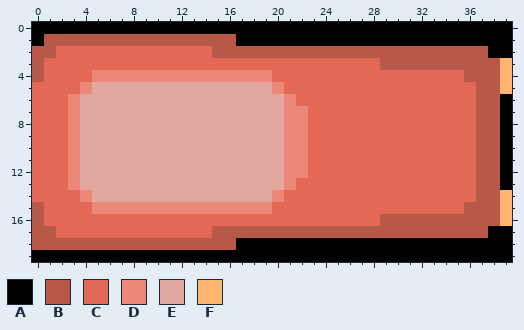
Two states of a pixel-art sprite, imgs/car.png. Above: the version before the commit.
The file is 40x20 pixels.
Palette (. is transparent): A #000000  B #b85849  C #e36956  D #eb8878  E #e2a89f  F #ffb570
Pixels before, first column x 0:
 0 AAAAAAAAAAAAAAAAAAAAAAAAAAAAAAAAAAAAAAAA
 1 ABBBBBBBBBBBBBBBBAAAAAAAAAAAAAAAAAAAAAAA
 2 BBCCCCCCCCCCCCCBBBBBBBBBBBBBBBBBBBBBBBAA
 3 BCCCCCCCCCCCCCCCCCCCCCCCCCCCCBBBBBBBBBBF
 4 BCCCCDDDDDDDDDDDDDDDCCCCCCCCCCCCCCCCBBBF
 5 CCCCDEEEEEEEEEEEEEEEDCCCCCCCCCCCCCCCCBBF
 6 CCCDEEEEEEEEEEEEEEEEEDCCCCCCCCCCCCCCCBBA
 7 CCCDEEEEEEEEEEEEEEEEEDDCCCCCCCCCCCCCCBBA
 8 CCCDEEEEEEEEEEEEEEEEEDDCCCCCCCCCCCCCCBBA
 9 CCCDEEEEEEEEEEEEEEEEEDDCCCCCCCCCCCCCCBBA
10 CCCDEEEEEEEEEEEEEEEEEDDCCCCCCCCCCCCCCBBA
11 CCCDEEEEEEEEEEEEEEEEEDDCCCCCCCCCCCCCCBBA
12 CCCDEEEEEEEEEEEEEEEEEDDCCCCCCCCCCCCCCBBA
13 CCCDEEEEEEEEEEEEEEEEEDCCCCCCCCCCCCCCCBBA
14 CCCCDEEEEEEEEEEEEEEEDCCCCCCCCCCCCCCCCBBF
15 BCCCCDDDDDDDDDDDDDDDCCCCCCCCCCCCCCCCBBBF
16 BCCCCCCCCCCCCCCCCCCCCCCCCCCCCBBBBBBBBBBF
17 BBCCCCCCCCCCCCCBBBBBBBBBBBBBBBBBBBBBBBAA
18 BBBBBBBBBBBBBBBBBAAAAAAAAAAAAAAAAAAAAAAA
19 AAAAAAAAAAAAAAAAAAAAAAAAAAAAAAAAAAAAAAAA
Once edited:
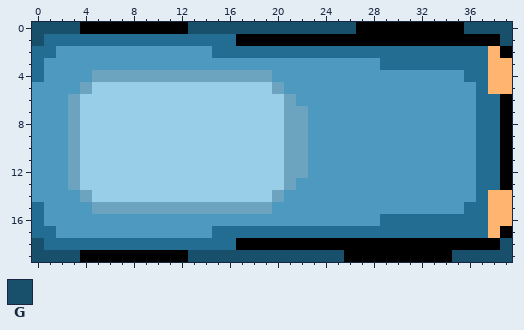
Colours new in this view: G #18506c
The exact change:
{"colour":"B","old":"#b85849","new":"#236d92"}
{"colour":"C","old":"#e36956","new":"#4d99bf"}
{"colour":"D","old":"#eb8878","new":"#6ca4c0"}
{"colour":"E","old":"#e2a89f","new":"#99cee8"}
{"y":0,"x":0,"old":"AAAA","new":"GGGG"}
{"y":0,"x":13,"old":"AAAAAAAAAAAAAA","new":"GGGGGGGGGGGGGG"}
{"y":0,"x":36,"old":"AAAA","new":"GGGG"}
{"y":1,"x":0,"old":"A","new":"G"}
{"y":1,"x":39,"old":"A","new":"G"}
{"y":2,"x":38,"old":"A","new":"F"}
{"y":3,"x":38,"old":"B","new":"F"}
{"y":4,"x":38,"old":"B","new":"F"}
{"y":5,"x":38,"old":"B","new":"F"}
{"y":14,"x":38,"old":"B","new":"F"}
{"y":15,"x":38,"old":"B","new":"F"}
{"y":16,"x":38,"old":"B","new":"F"}
{"y":17,"x":38,"old":"A","new":"F"}
{"y":18,"x":0,"old":"B","new":"G"}
{"y":18,"x":39,"old":"A","new":"G"}
{"y":19,"x":0,"old":"AAAA","new":"GGGG"}
{"y":19,"x":13,"old":"AAAAAAAAAAAAA","new":"GGGGGGGGGGGGG"}
{"y":19,"x":35,"old":"AAAAA","new":"GGGGG"}
{"label":"changed","picture_box":[32,22,512,262]}
